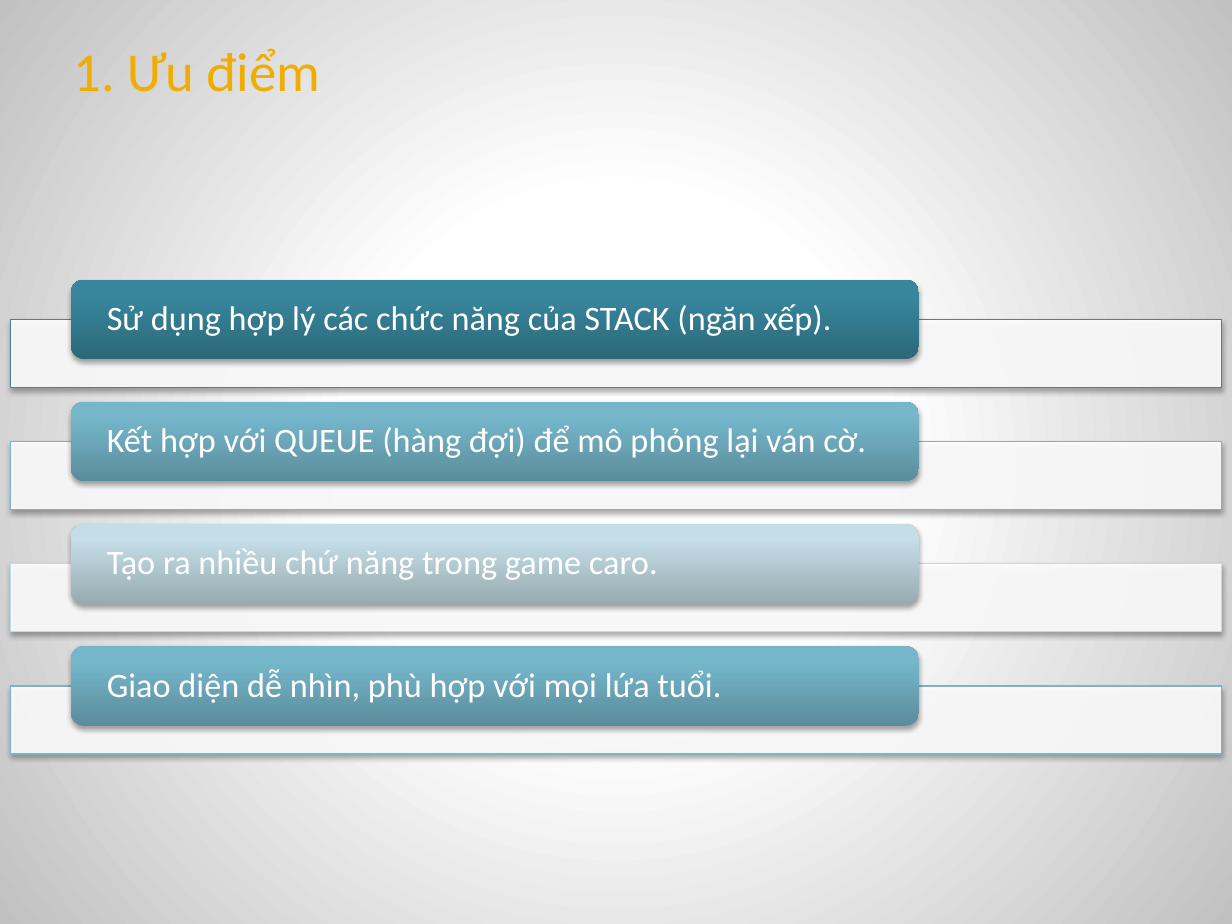
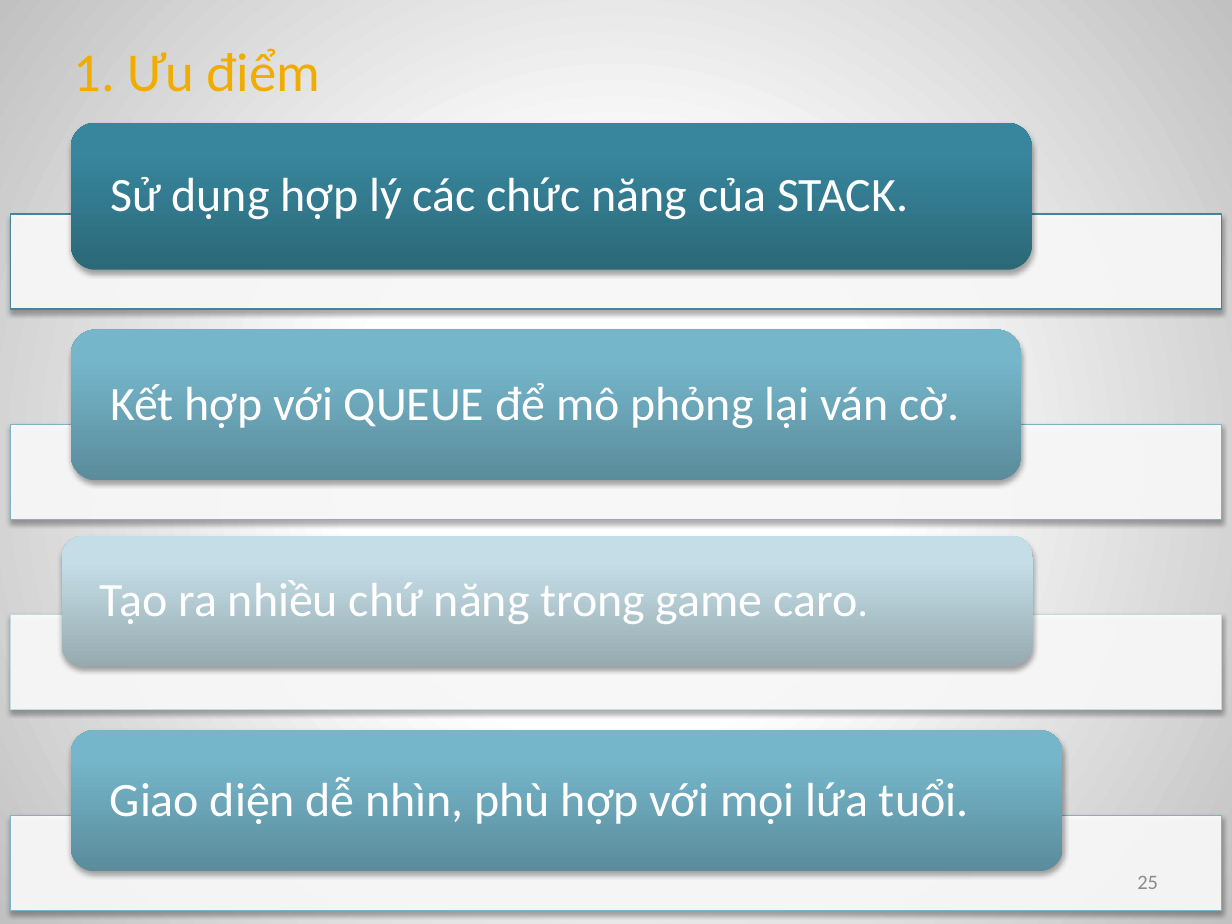
Before and after one commit to MrXiX/CARO-2-NGUOI, a slide deck: slide 25 of doancarohki1819.pptx (slide 23 before the commit). Drawn at 1232x924 pixels with LibreOffice and Linux fonts; fonts in the diff are those of the drawing. Boxes give left, top, right and bottom in pixels: in the first picture for what was removed or moved away, otherwise in the second. Text is boxed around its words. In the diff, an @@ line names an element or a change of style, - is before the commit and + after.

```diff
--- a/doancarohki1819.pptx
+++ b/doancarohki1819.pptx
@@ rounded rectangle: place and size @@
-rounded rectangle at [70,280,918,360]
+rounded rectangle at [70,123,1031,270]
@@ text at [110,177,908,219]: text changed; size 20 to 28 pt @@
-Sử dụng hợp lý các chức năng của STACK (ngăn xếp).
+Sử dụng hợp lý các chức năng của STACK.
@@ rectangle: place and size @@
-rectangle at [10,319,1221,387]
+rectangle at [10,214,1221,309]
@@ rounded rectangle: place and size @@
-rounded rectangle at [70,402,918,482]
+rounded rectangle at [70,329,1021,479]
@@ text at [110,383,960,428]: text changed; size 20 to 28 pt @@
-Kết hợp với QUEUE (hàng đợi) để mô phỏng lại ván cờ.
+Kết hợp với QUEUE để mô phỏng lại ván cờ.
@@ rectangle: place and size @@
-rectangle at [10,441,1221,509]
+rectangle at [10,425,1221,520]
@@ rounded rectangle: place and size @@
-rounded rectangle at [70,524,918,604]
+rounded rectangle at [62,536,1032,667]
@@ text "Tạo ra nhiều chứ năng ...": place and size @@
-text "Tạo ra nhiều chứ năng ..." at [107,548,658,580]
+text "Tạo ra nhiều chứ năng ..." at [100,580,857,624]
@@ text "Tạo ra nhiều chứ năng ..." at [100,580,857,624]: size 20 to 28 pt; size 20 to 25 pt in "caro."; more space between paragraphs @@
@@ rectangle: place and size @@
-rectangle at [10,564,1221,632]
+rectangle at [10,615,1221,710]
@@ rounded rectangle: place and size @@
-rounded rectangle at [70,647,918,727]
+rounded rectangle at [70,731,1062,872]
@@ text "Giao diện dễ nhìn, phù ...": place and size @@
-text "Giao diện dễ nhìn, phù ..." at [107,669,721,703]
+text "Giao diện dễ nhìn, phù ..." at [110,777,968,824]
@@ text "Giao diện dễ nhìn, phù ..." at [110,777,968,824]: size 20 to 28 pt; more space between paragraphs @@
@@ rectangle: place and size @@
-rectangle at [10,686,1221,754]
+rectangle at [10,816,1221,910]
@@ page number added at [1137,876,1158,889], 12 pt, text #8C8C8C @@
+25
```
Also in this commit, not shown: 22 other slides changed, 5 slides added, 3 slides removed, 8 other files.
